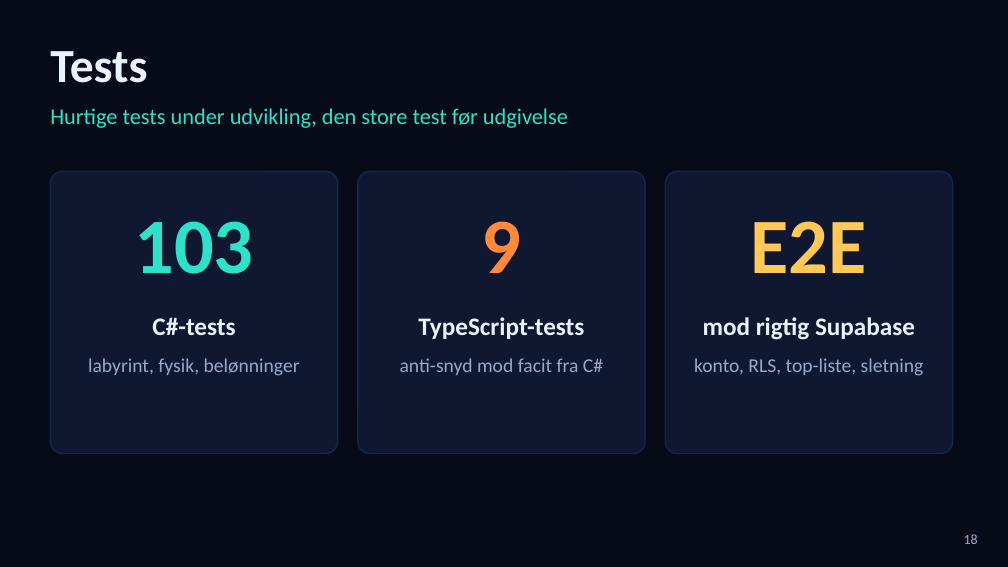
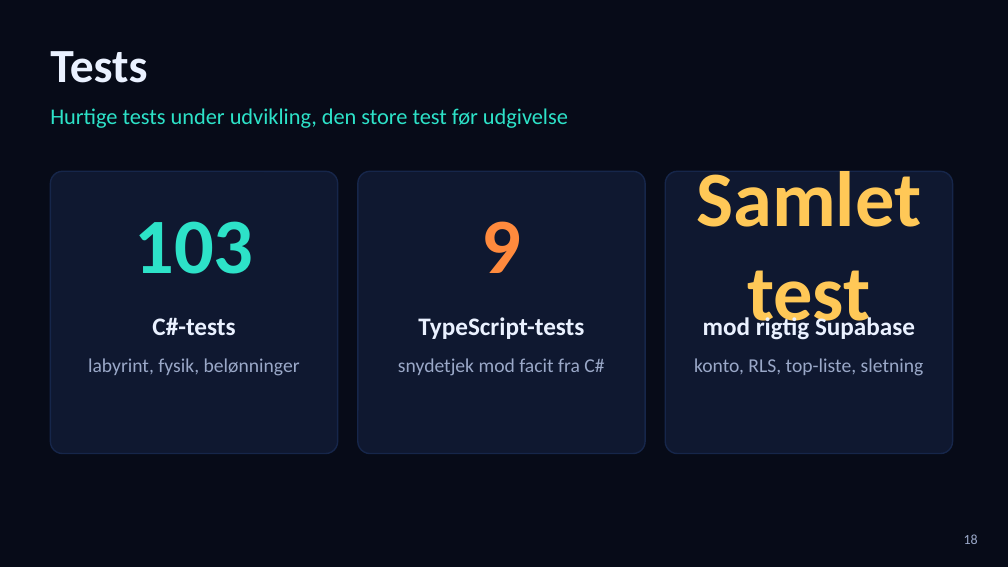
Before and after one commit to RedSkia/TiltMaze, a slide deck: slide 18 of docs/TiltMaze.pptx. Drawn at 1008x567 pixels with LibreOffice and Linux fonts; fonts in the diff are those of the drawing. Boxes give left, top, right and bottom in pixels: in the first picture for what was removed or moved away, otherwise in the second. Text is boxed around its words. In the diff, an @@ line names an element or a change of style, - is before the commit and + after.

```diff
--- a/docs/TiltMaze.pptx
+++ b/docs/TiltMaze.pptx
@@ text at box(696, 171, 921, 339): text changed @@
-E2E
+Samlet test
@@ text at box(398, 358, 604, 376): text changed @@
-anti-snyd mod facit fra C#
+snydetjek mod facit fra C#
```
Also in this commit, not shown: 10 other slides changed, 1 slide removed, 2 other files.
